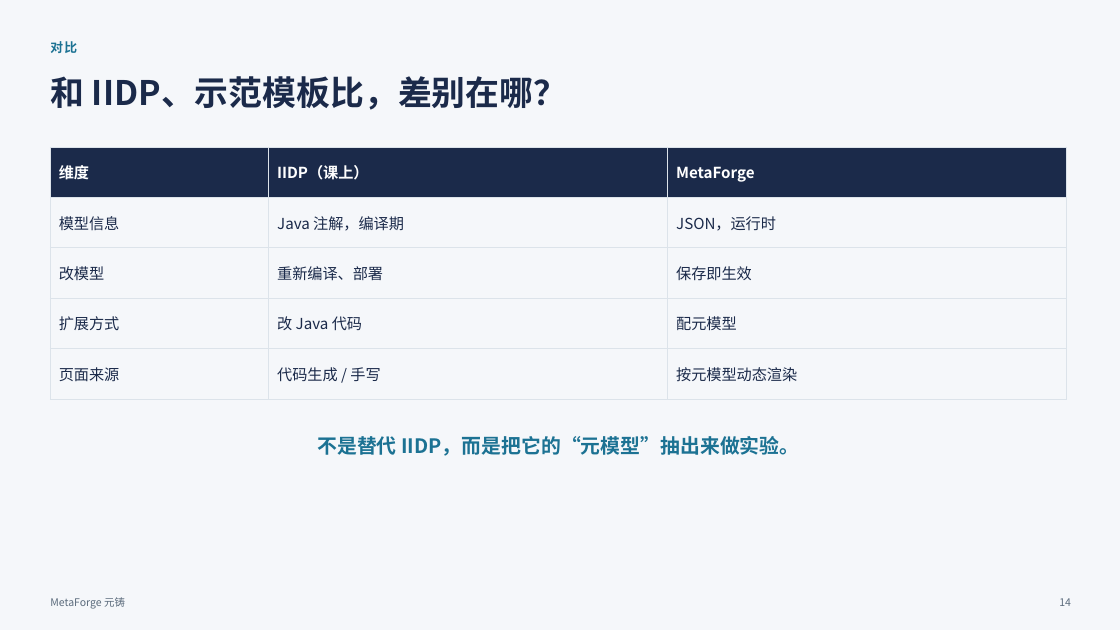
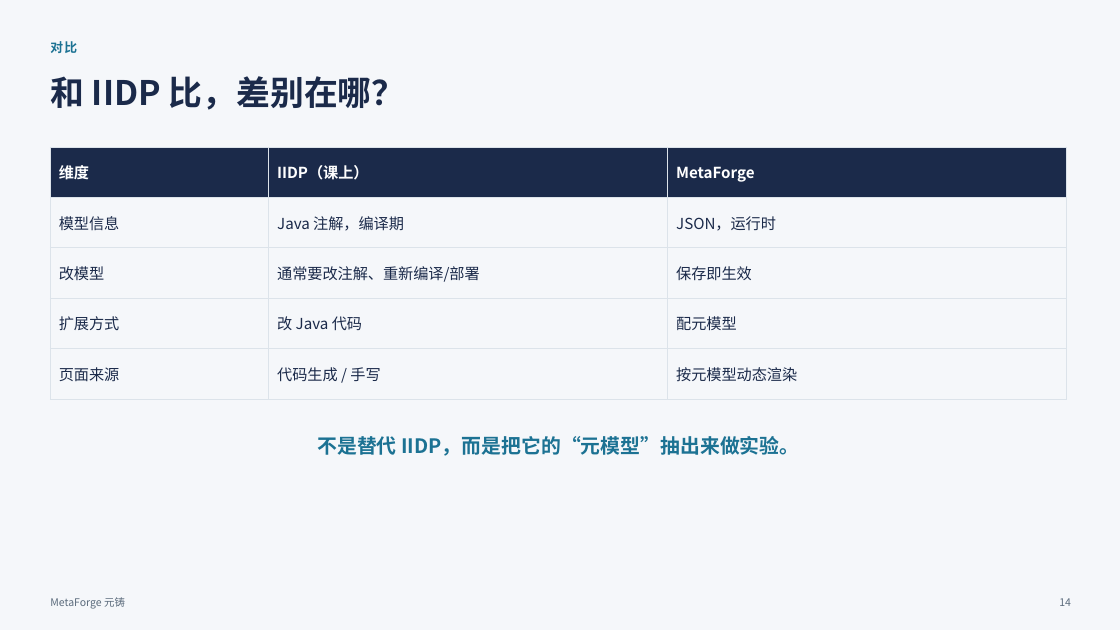
Before and after one commit to liyiming-dev/metaforge, a slide deck: slide 14 of docs/ppt/MetaForge-D8-汇报.pptx. Drawn at 1120x630 pixels with LibreOffice and Linux fonts; fonts in the diff are those of the drawing. Boxes give left, top, right and bottom in pixels: in the first picture for what was removed or moved away, otherwise in the second. Text is boxed around its words. In the diff, an @@ line names an element or a change of style, - is before the commit and + after.

```diff
--- a/docs/ppt/MetaForge-D8-汇报.pptx
+++ b/docs/ppt/MetaForge-D8-汇报.pptx
@@ text at (50,76,406,110): text changed @@
-和 IIDP、示范模板比，差别在哪？
+和 IIDP 比，差别在哪？
@@ table at (50,147,1067,386) @@
-row 3, column 2: 重新编译、部署
+row 3, column 2: 通常要改注解、重新编译/部署
```
Also in this commit, not shown: 3 other slides changed, 1 slide added, 1 slide removed.
